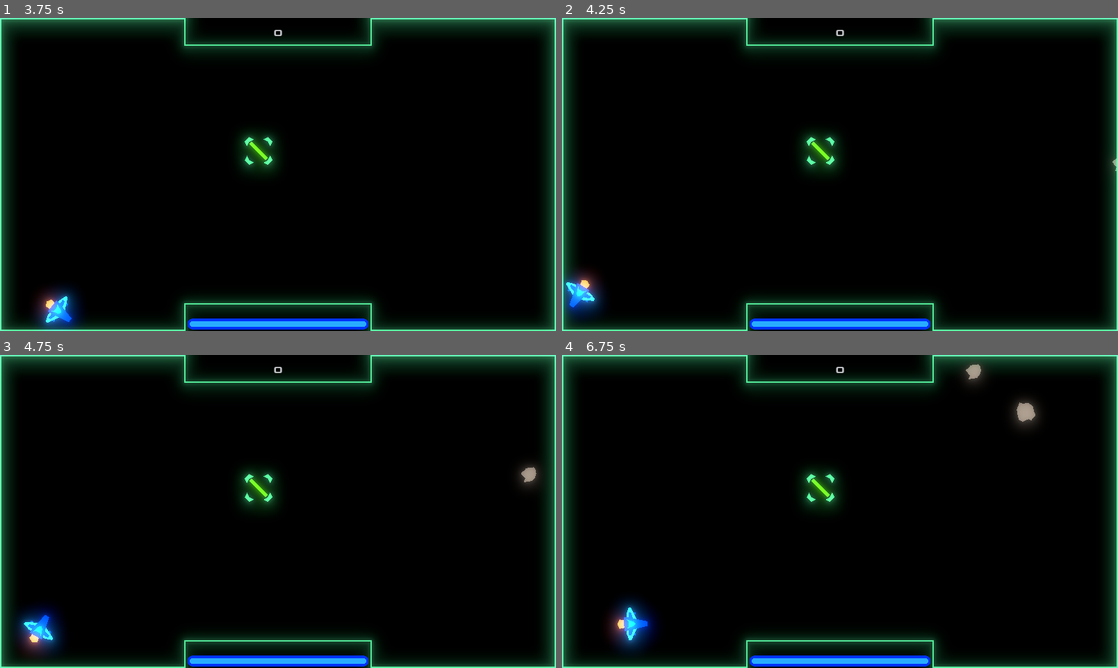
Above: before the commit, frames 1-4 (two rows, left to right).
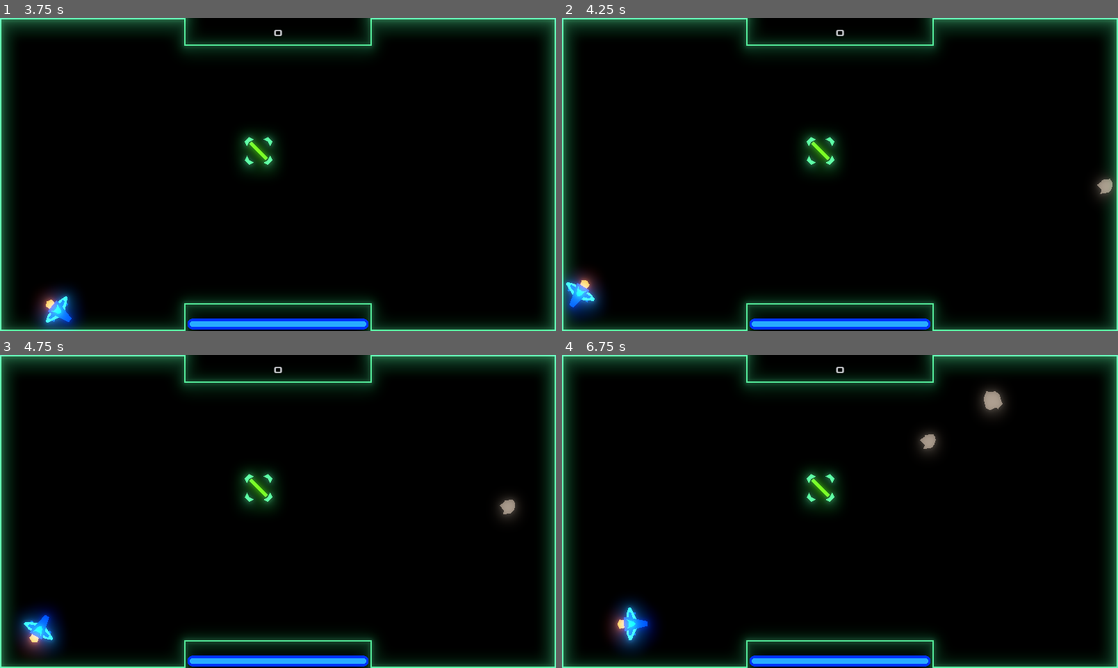
Above: after the commit, the same moments.

Repository: dslh/ArcadeSpaceFighter
Game: Godot game, scene res://game/game.tscn
Two runs of this game, one before a commit and one after it. Both use one fixed random seed, a clock stepped at 60 frames per second and the inputs below. This scene is started directly instead of the project's main scene.
Inputs:
- Up to frame 1 (3.75 s): tap Enter at 0.5 s; hold Right (turn_right) 0.53-1.28 s; hold Down (break) 0.53-1.28 s; hold Left (turn_left) 1.28-2.03 s; tap X (fire_cannon) at 1.35 s; hold Right (turn_right) 2.03-2.78 s; hold C (fire_laser) 2.03-2.78 s; hold Up (thrust) 2.78-3.53 s; tap W (stop) at 2.85 s; hold Left (turn_left) from 3.53 s (still down); hold Down (break) from 3.53 s (still down)
- Up to frame 2 (4.25 s): keep holding Left (turn_left); keep holding Down (break)
- Up to frame 3 (4.75 s): keep holding Left (turn_left); release Down (break) at 4.28 s; tap X (fire_cannon) at 4.35 s
- Up to frame 4 (6.75 s): hold C (fire_laser) 5.03-5.78 s; release Left (turn_left) at 5.78 s; hold Right (turn_right) 5.78-6.53 s; tap W (stop) at 5.85 s; hold Up (thrust) from 6.53 s (still down); hold Down (break) from 6.53 s (still down)

Frame 1 is identical in both runs. In frame 2, 0.2% of the frame differs, in the area x 95-100%, y 44-58%; in frame 3, 0.4%; in frame 4, 1.1%, in the area x 64-86%, y 2-32%.

Commit message:
Tweak Asteroid direction range

Diff:
--- a/entities/asteroid.gd
+++ b/entities/asteroid.gd
@@ -1,7 +1,7 @@
 class_name Asteroid
 extends RigidBody2D
 
-const DIRECTION_RANGE = PI / 4
+const DIRECTION_RANGE = PI / 8
 const MIN_SPEED = 200
 const MAX_SPEED = 600
 
